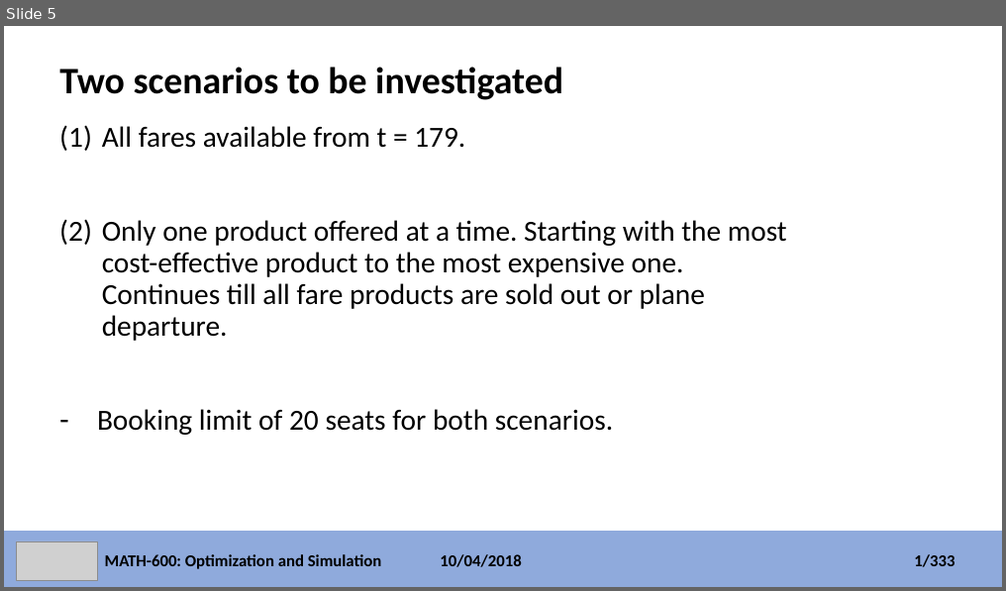
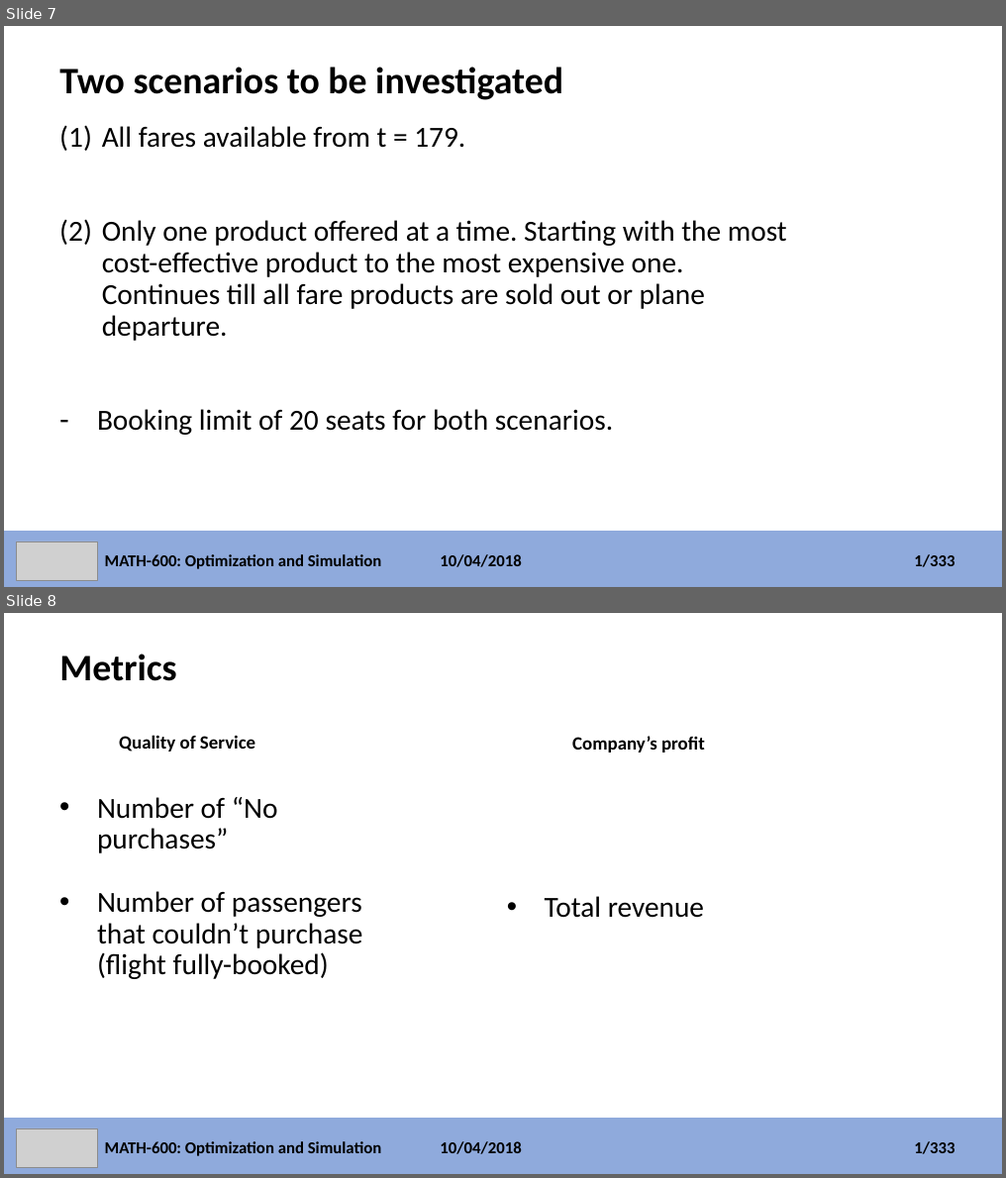
Before and after one commit to faymanns/simulation_and_optimization, a slide deck: simulation_project.pptx. Shown one above the other, each under a label of ours: slide 5 before the commit, slides 7 and 8 after it. The pictures are 1006x591 and 1006x1178 pixels, drawn with LibreOffice and Linux fonts; fonts in the diff are those of the drawing; grey boxes stand for pictures. Boxes give left, top, right and bottom in pixels: in the first picture for what was removed or moved away, otherwise in the second. Text is boxed around its words. In the diff, an @@ line names an element or a change of style, - is before the commit and + after.

```diff
--- a/simulation_project.pptx
+++ b/simulation_project.pptx
@@ slide 8 added at (x1=4, y1=613, x2=1002, y2=1174), background #FFFFFF; not listed: 1 template element that a slide beside it also shows @@
@@ title added at (x1=59, y1=654, x2=176, y2=681), 36 pt, text #000000, bold @@
+Metrics
@@ text added at (x1=119, y1=735, x2=255, y2=752), 18 pt, text #000000, bold @@
+Quality of Service
@@ text added at (x1=572, y1=736, x2=705, y2=753), 18 pt, text #000000, bold @@
+Company’s profit
@@ text added at (x1=97, y1=797, x2=363, y2=979), 28 pt, text #000000 @@
+• Number of “No purchases”
+• Number of passengers that couldn’t purchase (flight fully-booked)
@@ text added at (x1=545, y1=896, x2=704, y2=918), 28 pt, text #000000 @@
+• Total revenue
@@ picture added at (x1=16, y1=1129, x2=97, y2=1167) @@
@@ text added at (x1=105, y1=1142, x2=382, y2=1157), 16 pt, text #000000, bold @@
+MATH-600: Optimization and Simulation
@@ text added at (x1=440, y1=1142, x2=521, y2=1155), 16 pt, text #000000, bold @@
+10/04/2018
@@ text added at (x1=914, y1=1142, x2=954, y2=1155), 16 pt, text #000000, bold @@
+1/333
@@ what was slide 5 is now slide 7 @@
```
Also in this commit, not shown: 8 slides changed, 6 other slides added.
